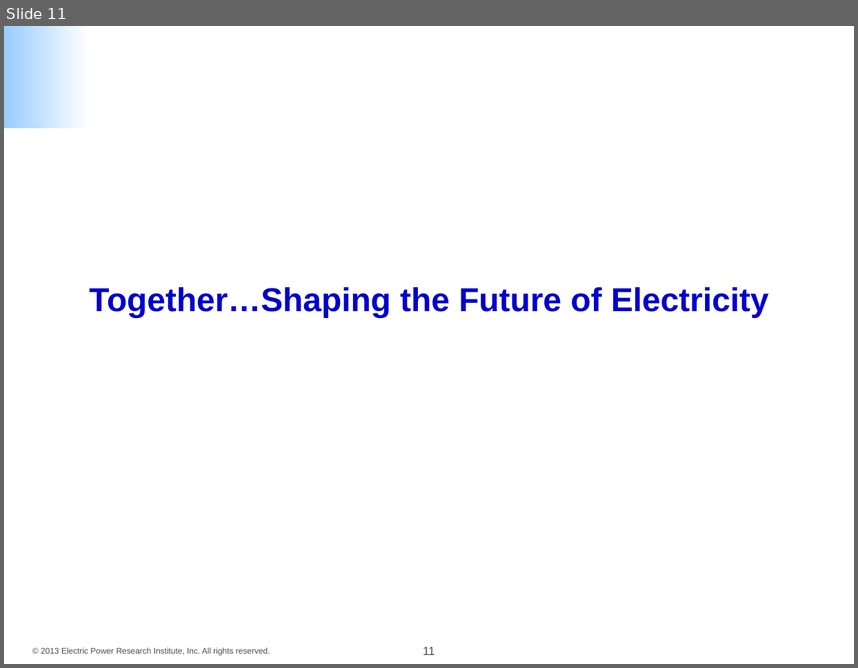
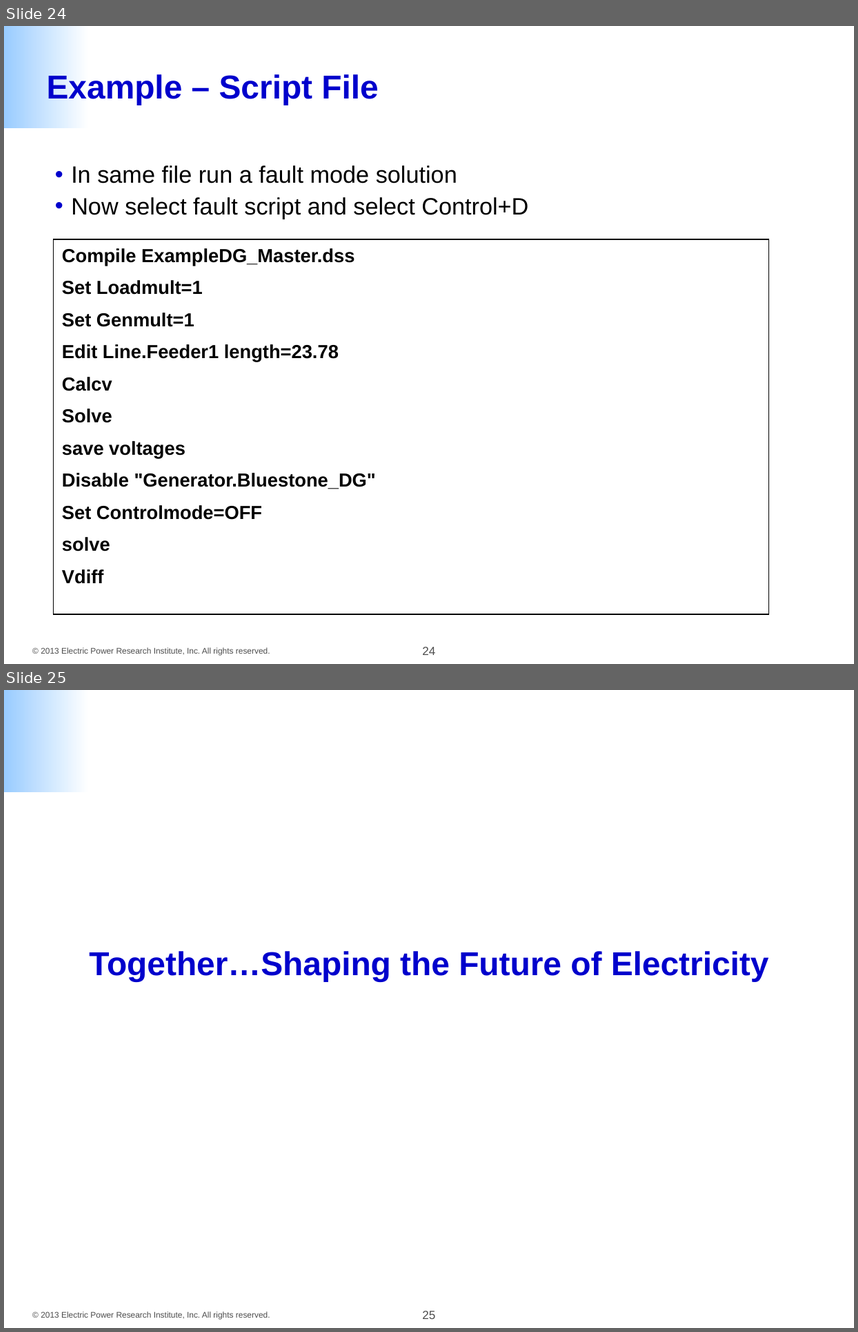
Before and after one commit to dss-extensions/opendss-svn-mirror, a slide deck: trunk/Training/OpenDSS Example Scripts.pptx. Shown one above the other, each under a label of ours: slide 11 before the commit, slides 24 and 25 after it. The pictures are 858x668 and 858x1332 pixels, drawn with LibreOffice and Linux fonts; fonts in the diff are those of the drawing; background and template pictures are left out. Boxes give left, top, right and bottom in pixels: in the first picture for what was removed or moved away, otherwise in the second. Text is boxed around its words. In the diff, an @@ line names an element or a change of style, - is before the commit and + after.

Commit message:
Update to Bob's example scripts ppt file.

```diff
--- a/trunk/Training/OpenDSS Example Scripts.pptx
+++ b/trunk/Training/OpenDSS Example Scripts.pptx
@@ slide 24 added at (4,26,854,664), background #FFFFFF; not listed: 3 template elements that a slide beside it also shows @@
@@ title added at (47,74,378,105), 28 pt, text #0000CC, bold @@
+Example – Script File
@@ text added at (71,165,528,219), 20 pt, text #000000 @@
+• In same file run a fault mode solution
+• Now select fault script and select Control+D
@@ rectangle added at (53,239,769,615), outline #000000 0.75 pt, 16 pt, text #000000, bold @@
+Compile ExampleDG_Master.dss
+Set Loadmult=1
+Set Genmult=1
+Edit Line.Feeder1 length=23.78
+Calcv
+Solve
+save voltages
+Disable "Generator.Bluestone_DG"
+Set Controlmode=OFF
+solve
+Vdiff
@@ what was slide 11 is now slide 25 @@
@@ page number at (422,1310,435,1319): text changed @@
-11
+25
```
Also in this commit, not shown: 1 slide changed, 13 other slides added.
